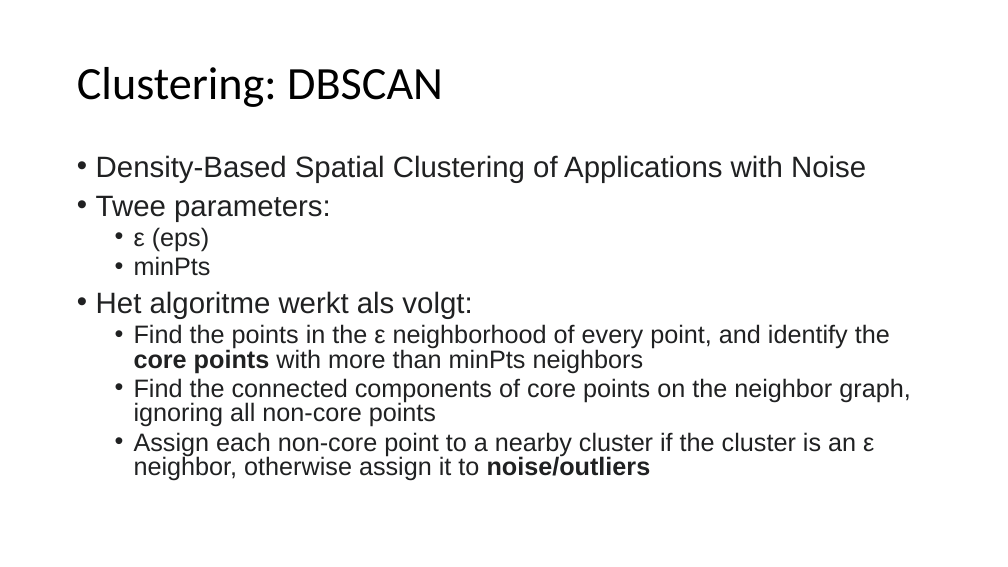
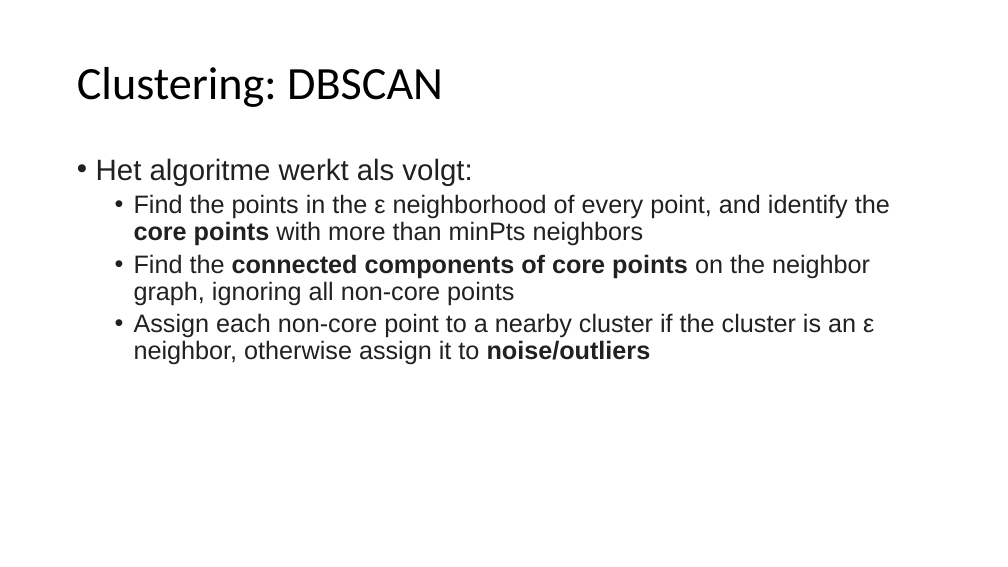
Before and after one commit to hanze-hbo-ict/Machine-Learning, a slide deck: slide 42 of Keynote/6.andere-modellen.pptx (slide 40 before the commit). Drawn at 1008x567 pixels with LibreOffice and Linux fonts; fonts in the diff are those of the drawing. Boxes give left, top, right and bottom in pixels: in the first picture for what was removed or moved away, otherwise in the second. Text is boxed around its words. In the diff, an @@ line names an element or a change of style, - is before the commit and + after.

```diff
--- a/Keynote/6.andere-modellen.pptx
+++ b/Keynote/6.andere-modellen.pptx
@@ text "Het algoritme werkt als volgt:" at (96,158,890,365): bold on in "connected components of core points"; line spacing 0.8 to 0.9 @@
@@ text at (96,155,866,276): paragraphs removed @@
-• Density-Based Spatial Clustering of Applications with Noise
-• Twee parameters:
-  • ε (eps)
-  • minPts
```
Also in this commit, not shown: 2 other slides changed, 3 slides added, 3 other files.
